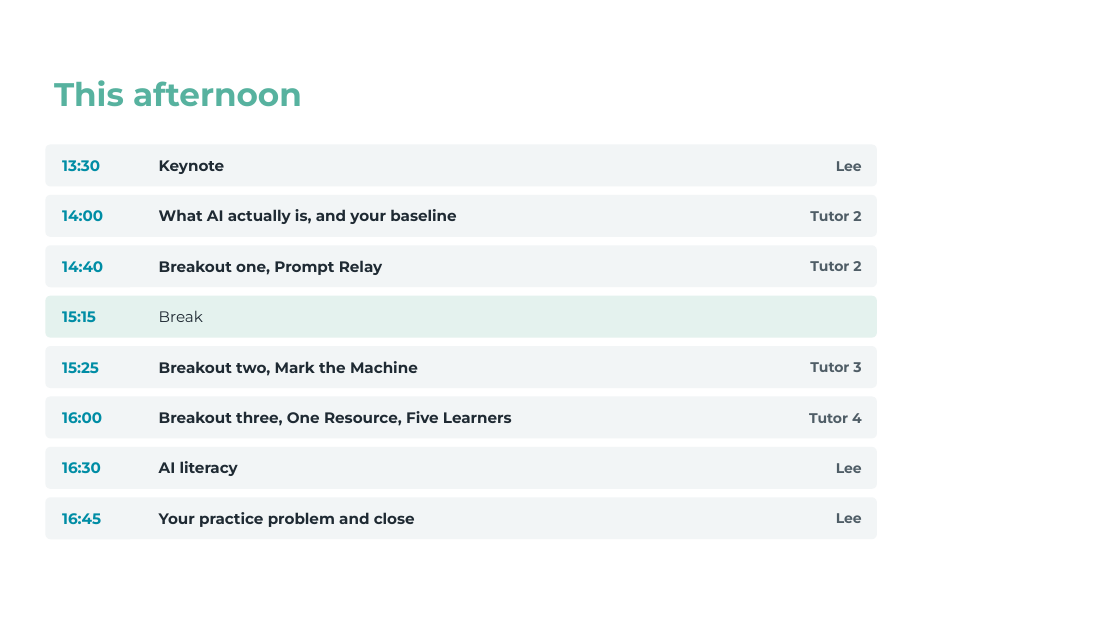
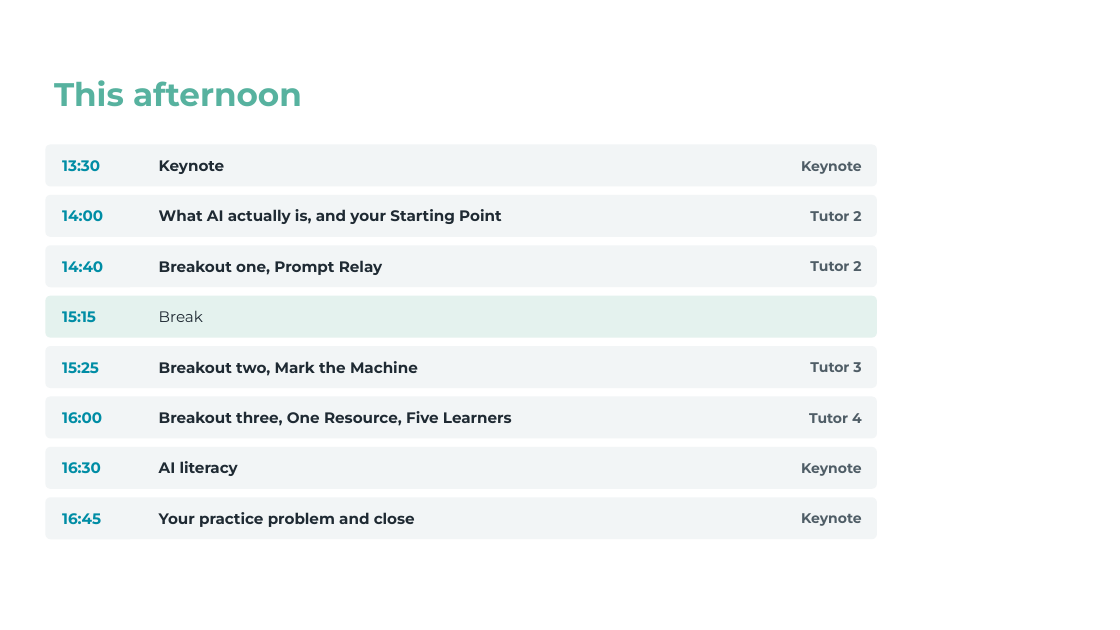
Before and after one commit to leebholroyd-pixel/aie401, a slide deck: slide 13 of downloads/01 AIE401 Workshop 1 Keynote.pptx. Drawn at 1120x630 pixels with LibreOffice and Linux fonts; fonts in the diff are those of the drawing; background and template pictures are left out. Boxes give left, top, right and bottom in pixels: in the first picture for what was removed or moved away, otherwise in the second. Text is boxed around its words. In the diff, an @@ line names an element or a change of style, - is before the commit and + after.

```diff
--- a/downloads/01 AIE401 Workshop 1 Keynote.pptx
+++ b/downloads/01 AIE401 Workshop 1 Keynote.pptx
@@ text at (801,161,862,174): text changed @@
-Lee
+Keynote
@@ text at (159,209,501,224): text changed @@
-What AI actually is, and your baseline
+What AI actually is, and your Starting Point
@@ text at (801,463,862,476): text changed @@
-Lee
+Keynote
@@ text at (801,513,862,526): text changed @@
-Lee
+Keynote
```
Also in this commit, not shown: 1 other slide changed, 2 other files.
